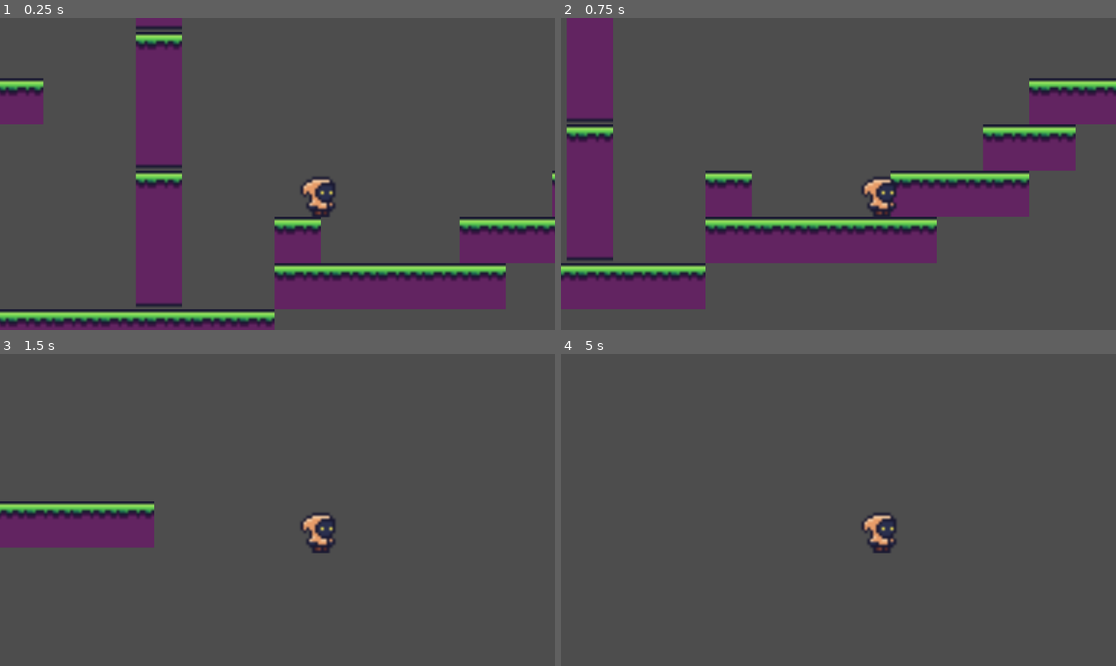
Above: before the commit, frames 1-4 (two rows, left to right).
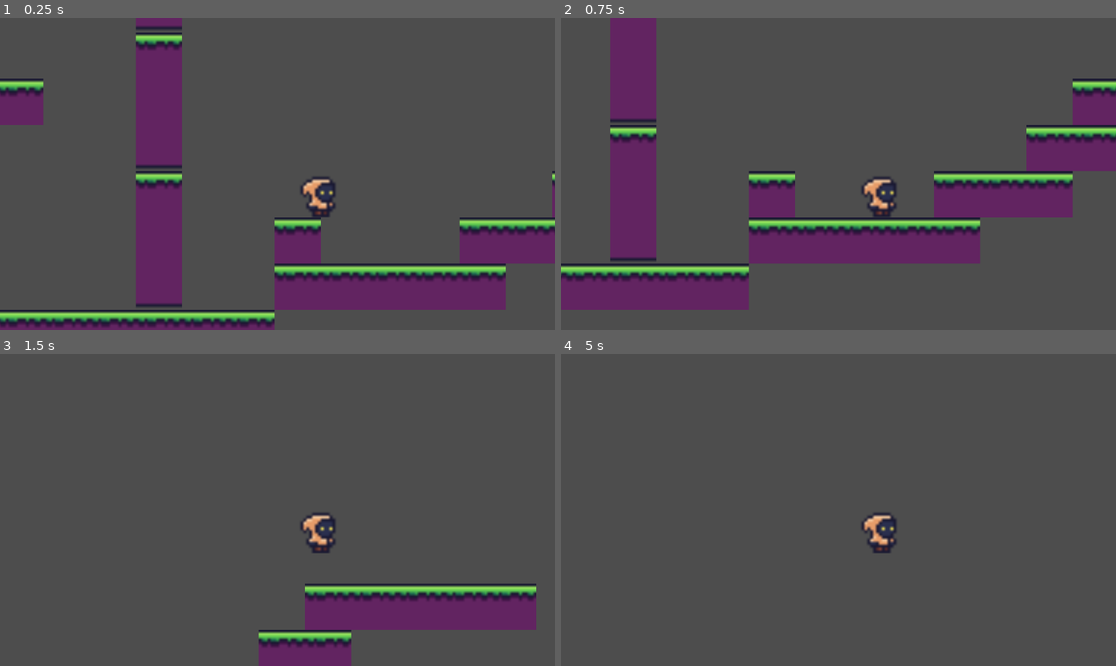
Above: after the commit, the same moments.

Repository: zenbenten/Godot-Platformer
Game: Godot game, scene res://Assets/Scenes/Areas/area_1.tscn
The game is run twice, just before and just after one commit, with the same random seed, the same clock (stepped at 60 frames per second) and the same inputs.
Inputs:
- Up to frame 1 (0.25 s): no input
- Up to frame 2 (0.75 s): tap Enter at 0.5 s; hold Right (move_right) from 0.53 s (still down); tap Z (jump) at 0.6 s
- Up to frame 3 (1.5 s): keep holding Right (move_right); tap Z (jump) at 0.77, 1.07, 1.35 s
- Up to frame 4 (5 s): tap Z (jump) at 1.52, 1.82, 2.1, 2.85, 3.02, 3.32, 3.6, 3.77, 4.07, 4.35, 4.52, 4.82 s; release Right (move_right) at 2.03 s; hold Left (move_left) 2.03-2.78 s; hold Right (move_right) 2.78-4.28 s; tap Space at 3.5 s; tap Enter at 4.25 s; hold Left (move_left) from 4.28 s (still down)

The runs differ from the first frame. In frame 1, 0.3% of the frame differs, in the area x 0-100%, y 4-94%; in frame 2, 26%, in the area x 0-100%, y 0-94%; in frame 3, 12%; in frame 4, less than 0.1%.

Commit message:
changed player collision from capsule to... house?

Diff:
--- a/Assets/Scenes/player.tscn
+++ b/Assets/Scenes/player.tscn
@@ -3,12 +3,13 @@
 [ext_resource type="Texture2D" uid="uid://cym5lijt1p145" path="res://Assets/Sprites/player.png" id="1_6cd4h"]
 [ext_resource type="Script" uid="uid://b7mmlyfkb7maq" path="res://Assets/Scripts/player_controller.gd" id="1_7dd06"]
 
-[sub_resource type="CapsuleShape2D" id="CapsuleShape2D_7dd06"]
-radius = 3.0
-height = 10.0
+[sub_resource type="ConvexPolygonShape2D" id="ConvexPolygonShape2D_7dd06"]
+points = PackedVector2Array(-1.70331, -7.407, 1.70331, -7.407, 1.70331, 1.2345, 0, 8.64149, -1.70331, 1.2345)
 
 [node name="Player" type="CharacterBody2D"]
 script = ExtResource("1_7dd06")
+speed = 5.0
+jump_power = 8.5
 
 [node name="Camera2D" type="Camera2D" parent="."]
 offset = Vector2(-15, -15)
@@ -27,5 +28,5 @@
 
 [node name="CollisionShape2D" type="CollisionShape2D" parent="."]
 position = Vector2(0, -6)
-scale = Vector2(1, 1.17667)
-shape = SubResource("CapsuleShape2D_7dd06")
+scale = Vector2(1.17419, -0.810045)
+shape = SubResource("ConvexPolygonShape2D_7dd06")
